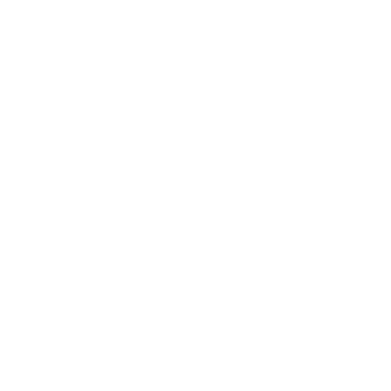
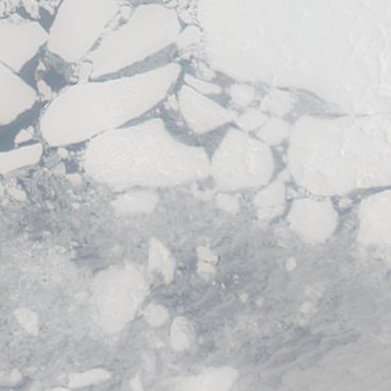
Before/after of a 391px x 391px layered artwork. What changed in the layer stack:
added layer "099_beaufort_sea_100km_20030527.aqua.truecolor.250m" above "Background" over [0, 0, 391, 391]
